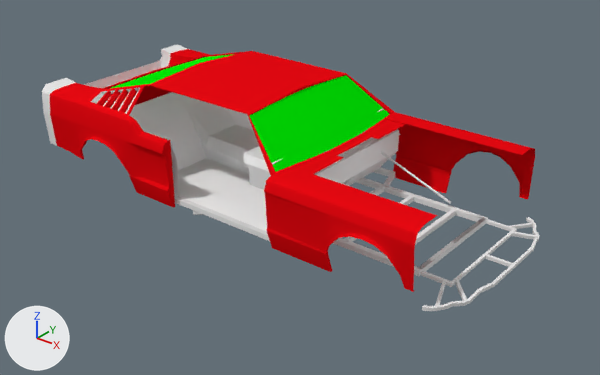
A saved change to the Blender file Car/MuscleCar_V06.blend.
One viewpoint serves both versions: a 50 mm lens placed at (4.18, -5.1, 3.44), pointed at (0.13, -0.04, 0.3). The lights are fixed; the arrows at lower left show +X, +Y and +Z.

The scene before the commit, as lines of its bpy script (objects in view):
```python
ob_cube_003 = bpy.data.objects.new('Cube.003', me_cube_003)
ob_cube_003.location = (-2.2, 0.0, 0.94)
ob_cylinder = bpy.data.objects.new('Cylinder', me_cylinder)
ob_cylinder.location = (-1.55, 0.0, 0.92)
ob_cylinder.rotation_euler = (1.571, 0.0, 0.0)  # degrees (90, 0, 0)
ob_cylinder.scale = (0.05, 0.05, 0.175)
ob_dashboard = bpy.data.objects.new('Dashboard', me_dashboard)
ob_dashboard.parent = ob_floor
ob_dashboard.location = (0.0, 0.0, 0.0)
ob_front_bumper_lower = bpy.data.objects.new('Front_Bumper_Lower', me_front_bumper_lower)
ob_front_bumper_lower.location = (0.0, 0.0, 0.0)
ob_front_bumper_upper_001 = bpy.data.objects.new('Front_Bumper_Upper.001', me_front_bumper_upper_001)
ob_front_bumper_upper_001.parent = ob_front_bumper_lower
ob_front_bumper_upper_001.location = (-0.105, 0.0, 0.46)
ob_hood = bpy.data.objects.new('Hood', me_hood)
ob_hood.location = (0.0, 0.0, 0.0)
ob_protectionbar = bpy.data.objects.new('ProtectionBar', me_protectionbar)
ob_protectionbar.parent = ob_front_bumper_lower
ob_protectionbar.location = (0.00912, 0.0, 0.175)
ob_sm_engine = bpy.data.objects.new('SM_Engine', me_sm_engine)
ob_sm_engine.location = (0.0, 0.0, 0.0)
ob_vert_000 = bpy.data.objects.new('Vert.000', me_vert_002)
ob_vert_000.location = (0.0, 0.0, 0.0)
# also in view: 'Body.002' at (0.33, 0.0, 0.99); 'Body' at (-0.15, 0.0, 0.7); 'Chassis' at (-0.03, 0.0, 0.48); 'Body.001' at (-1.35, 0.0, 1.06); 'Bumper_Rear' at (-2.17, 0.0, 0.67)
```
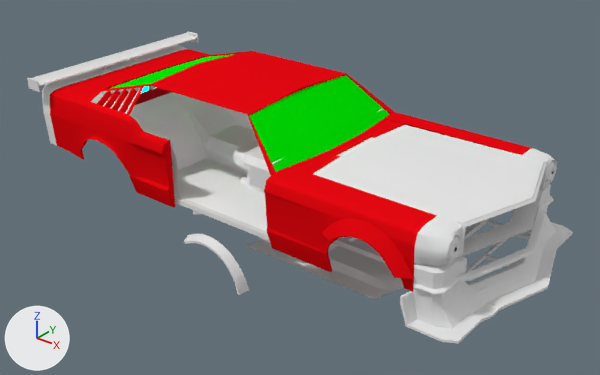
Pixel boxes (x1, y1, x2, y2) of what changed, in the pictures (600 x 375 px):
'Hood_Var01', added
    after: (313, 125, 544, 223)
'Front_Bumper_Lower', shown
    after: (400, 183, 573, 344)
'Front_Bumper_Upper', shown
    after: (414, 148, 557, 266)
'Hood', shown
    after: (247, 238, 404, 299)
'Trunk', shown
    after: (68, 49, 194, 88)
'Body.003', added (red)
    after: (322, 219, 414, 279)
'Cube.003', shown
    after: (27, 32, 198, 92)
'ProtectionBar', shown
    after: (413, 195, 554, 295)
'Vert.000', shown
    after: (184, 234, 249, 295)
'SM_Engine', shown
    after: (234, 140, 345, 252)
'Front_Bumper_Upper.001', shown
    after: (447, 161, 555, 261)
'Cylinder', shown
    after: (141, 86, 157, 93)
'Chassis', unchanged, covered by the edit
    before: (174, 167, 540, 311)
    after: (174, 195, 530, 293)

Patch to the scene script:
```diff
--- a/Car/MuscleCar_V06.blend.py
+++ b/Car/MuscleCar_V06.blend.py
@@ me_body_001 @@
+me_body_001.from_pydata(...)  # 50 vertices, 53 faces; spans x 1.039..1.817, y -0.998..-0.927, z 0.47..0.775
+me_body_001.polygons.foreach_set('use_smooth', [True] * 53)
+me_body_001.materials.append(mat_m_carpaint_001)  # red #e70912
@@ me_hood_var01 @@
+me_hood_var01.from_pydata([(-0.13, -0.64, 0.13), (0.07, 0.0, 0.13), (-0.18, -0.65, 0.13), (-1.39, -0.65, 0.12), (-1.39, -0.24, 0.12), (-1.46, -0.24, 0.12), (-1.45, 0.0, 0.12), (-0.12, 0.0, 0.16), (-1.39, 0.0, 0.16), (-0.03, -0.32, 0.13), (-1.39, 0.0, 0.12), (-0.15, -0.32, 0.15), (-1.39, -0.33, 0.14)], [], [(9, 11, 2, 0), (1, 7, 11, 9), (3, 2, 11, 12), (12, 11, 7, 8), (10, 4, 12, 8), (4, 3, 12), (6, 5, 4, 10)])
+me_hood_var01.polygons.foreach_set('use_smooth', [True] * 7)
+me_hood_var01.materials.append(mat_m_front_bumper_upper)  # white #e7e7e7
@@ ob_cube_003 @@
 _m = ob_cube_003.modifiers.new('Mirror', 'MIRROR')
 _m.use_axis = (False, True, False)
-ob_cube_003.hide_set(True)  # its collection is switched off
@@ ob_sm_engine @@
 ob_sm_engine.location = (0.0, 0.0, 0.0)
-ob_sm_engine.hide_set(True)  # its collection is switched off
@@ ob_vert_000 @@
 _m = ob_vert_000.modifiers.new('Subsurf', 'SUBSURF')
-ob_vert_000.hide_set(True)  # its collection is switched off
@@ ob_cylinder @@
 ob_cylinder.scale = (0.05, 0.05, 0.175)
-ob_cylinder.hide_set(True)  # its collection is switched off
@@ ob_hood @@
 _m = ob_hood.modifiers.new('Mirror', 'MIRROR')
 _m.use_axis = (False, True, False)
-ob_hood.hide_set(True)  # its collection is switched off
@@ ob_front_bumper_lower @@
 ob_front_bumper_lower = bpy.data.objects.new('Front_Bumper_Lower', me_front_bumper_lower)
-ob_front_bumper_lower.location = (0.0, 0.0, 0.0)
+ob_front_bumper_lower.location = (2.23, 0.0, 0.24)
 _m = ob_front_bumper_lower.modifiers.new('Mirror', 'MIRROR')
 _m.use_axis = (False, True, False)
-ob_front_bumper_lower.hide_set(True)  # its collection is switched off
@@ ob_front_bumper_upper_001 @@
 _m = ob_front_bumper_upper_001.modifiers.new('Mirror', 'MIRROR')
 _m.use_axis = (False, True, False)
-ob_front_bumper_upper_001.hide_set(True)  # its collection is switched off
@@ ob_protectionbar @@
 _m = ob_protectionbar.modifiers.new('Mirror', 'MIRROR')
 _m.use_axis = (False, True, False)
-ob_protectionbar.hide_set(True)  # its collection is switched off
@@ ob_front_bumper_upper @@
 _m = ob_front_bumper_upper.modifiers.new('Mirror', 'MIRROR')
 _m.use_axis = (False, True, False)
-ob_front_bumper_upper.hide_set(True)  # its collection is switched off
@@ ob_trunk @@
 _m = ob_trunk.modifiers.new('Mirror', 'MIRROR')
 _m.use_axis = (False, True, False)
-ob_trunk.hide_set(True)  # its collection is switched off
@@ ob_body_003 @@
+ob_body_003 = bpy.data.objects.new('Body.003', me_body_001)
+ob_body_003.parent = ob_chassis
+ob_body_003.location = (0.0, 0.0, 0.0)
+_m = ob_body_003.modifiers.new('Mirror', 'MIRROR')
+_m.use_axis = (False, True, False)
+_m = ob_body_003.modifiers.new('Subsurf', 'SUBSURF')
+_m.levels = 2
@@ ob_hood_var01 @@
+ob_hood_var01 = bpy.data.objects.new('Hood_Var01', me_hood_var01)
+ob_hood_var01.location = (2.12, 0.0, 0.7)
+_m = ob_hood_var01.modifiers.new('Mirror', 'MIRROR')
+_m.use_axis = (False, True, False)
```
